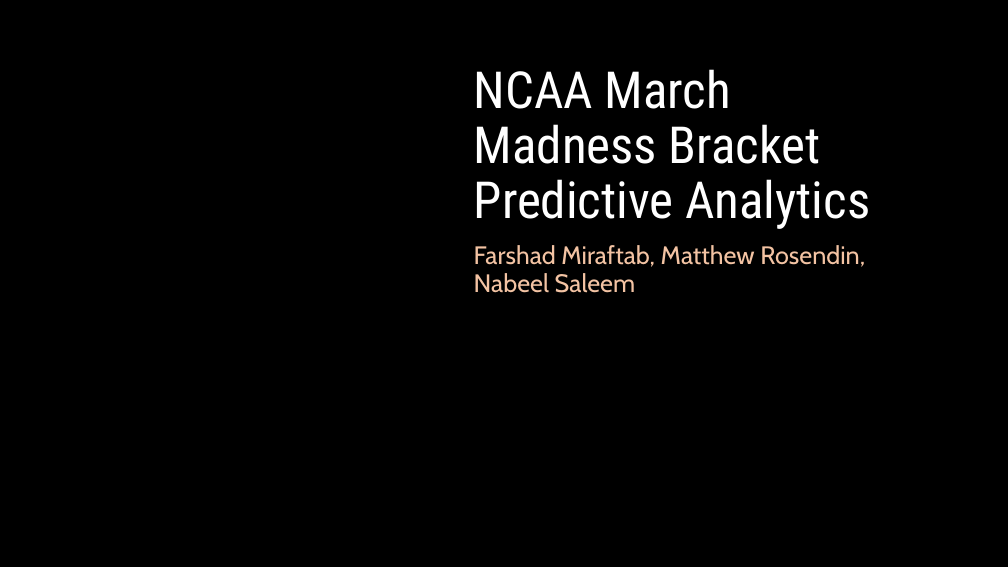
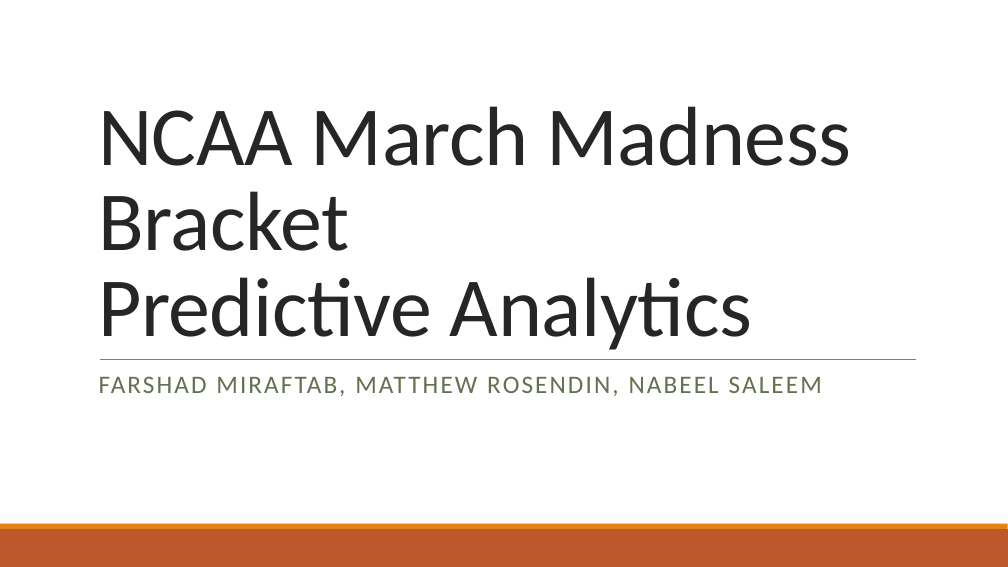
Before and after one commit to mrosendin/march-madness-machine-learning, a slide deck: slide 1 of Presentation.pptx. Drawn at 1008x567 pixels with LibreOffice and Linux fonts; fonts in the diff are those of the drawing; background and template pictures are left out. Boxes give left, top, right and bottom in pixels: in the first picture for what was removed or moved away, otherwise in the second. Text is boxed around its words. In the diff, an @@ line names an element or a change of style, - is before the commit and + after.

```diff
--- a/Presentation.pptx
+++ b/Presentation.pptx
@@ background picture (left out) to #FFFFFF @@
@@ title "NCAA March Madness Bracket Predictive ...": place and size @@
-title "NCAA March Madness Bracket Predictive ..." at bbox=[474, 69, 870, 229]
+title "NCAA March Madness Bracket Predictive ..." at bbox=[98, 106, 852, 350]
@@ title "NCAA March Madness Bracket Predictive ..." at bbox=[98, 106, 852, 350]: size 48.6 to 80 pt, font Roboto Condensed to Calibri, text colour #FFFFFF to #262626, letter spacing 0 to -0.5 pt; line spacing 0.9 to 0.85 @@
@@ line added from (100, 359) to (917, 359), #808080 0.5 pt @@
@@ subtitle at bbox=[99, 376, 822, 396]: text changed; font Cabin to Calibri; text colour #F3C3A3 to #637052 @@
-Farshad Miraftab, Matthew Rosendin, Nabeel Saleem
+FARSHAD MIRAFTAB, MATTHEW ROSENDIN, NABEEL SALEEM
@@ rectangle added at bbox=[0, 529, 1008, 567], fill #BD582C @@
@@ rectangle added at bbox=[0, 524, 1008, 529], fill #E48312 @@
```
Also in this commit, not shown: 6 other slides changed, 2 slides added, 3 slides removed, 2 other files.
